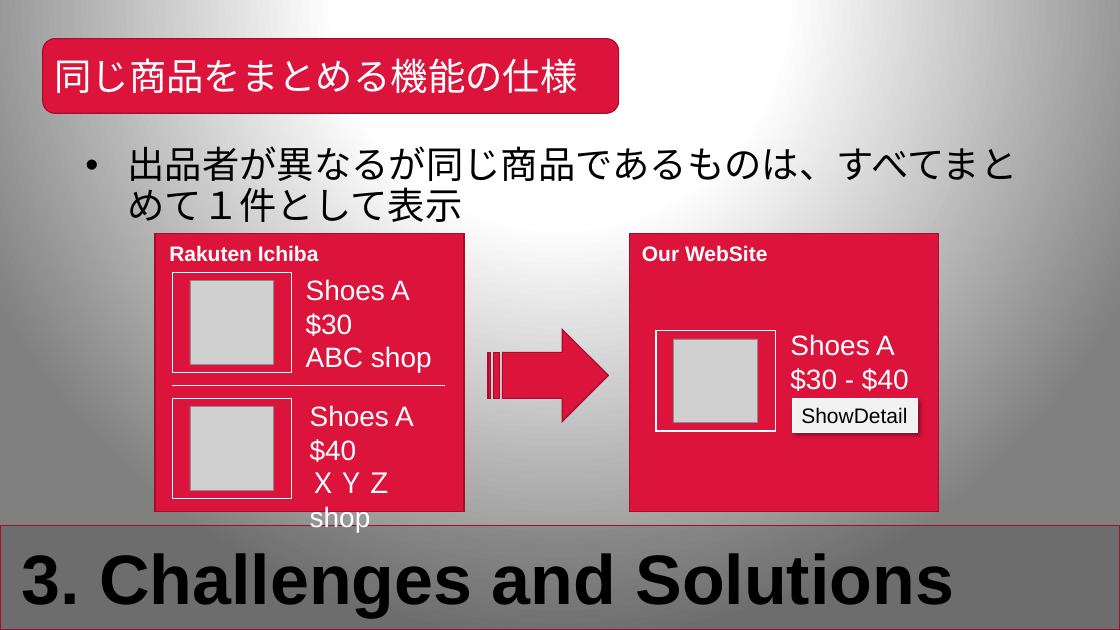
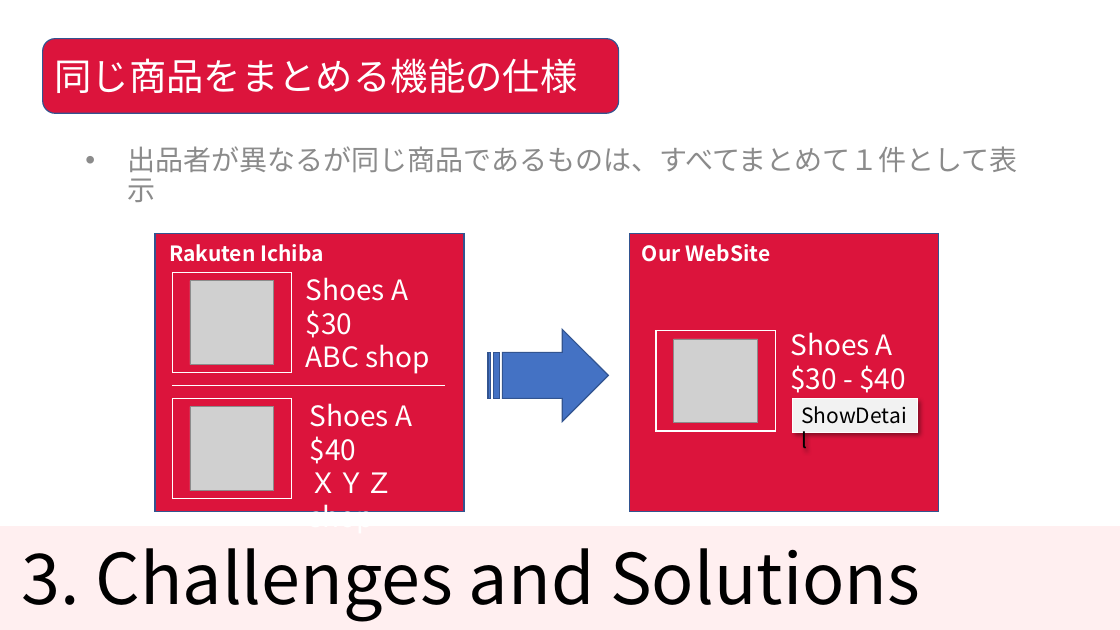
Before and after one commit to KNobuki/Rakuten_fashion, a slide deck: slide 11 of presentation/Presentation.pptx (slide 10 before the commit). Drawn at 1120x630 pixels with LibreOffice and Linux fonts; fonts in the diff are those of the drawing; grey boxes stand for pictures. Boxes give left, top, right and bottom in pixels: in the first picture for what was removed or moved away, otherwise in the second. Text is boxed around its words. In the diff, an @@ line names an element or a change of style, - is before the commit and + after.

Commit message:
changed design

```diff
--- a/presentation/Presentation.pptx
+++ b/presentation/Presentation.pptx
@@ background gradient #FFFFFF to #808080 to #FFFFFF @@
@@ rounded rectangle "同じ商品をまとめる機能の仕様" at (43, 39, 619, 113): font Arial to Noto Sans CJK JP; outline #A30F2C 1 pt to #325491 1 pt @@
@@ text "出品者が異なるが同じ商品であるものは、すべてまとめて１件として表示" at (127, 146, 1018, 172): size 32 to 24 pt, font Arial to Noto Sans CJK JP, text colour #000000 to #8C8C8C @@
@@ rectangle at (155, 234, 465, 512): outline #A30F2C 1 pt to #325491 1 pt @@
@@ rectangle at (630, 234, 939, 512): outline #A30F2C 1 pt to #325491 1 pt @@
@@ striped right arrow at (488, 329, 608, 422): fill #DC143C to #4472C4; outline #A30F2C 1 pt to #325491 1 pt @@
@@ font Arial to Noto Sans CJK JP in 6 elements at (306, 277, 429, 374), (310, 403, 412, 512), (790, 332, 906, 393), (169, 244, 323, 262), (642, 244, 770, 262), (793, 398, 918, 432) @@
@@ rectangle at (0, 526, 1120, 630): fill #000000 at 14% opacity to #FF9199 at 14% opacity; outline #A30F2C 1 pt to none @@
@@ title "3. Challenges and Solutions" at (21, 548, 920, 621): font Arial to Noto Sans CJK JP, bold off @@
```
Also in this commit, not shown: 13 other slides changed, 1 slide added.
